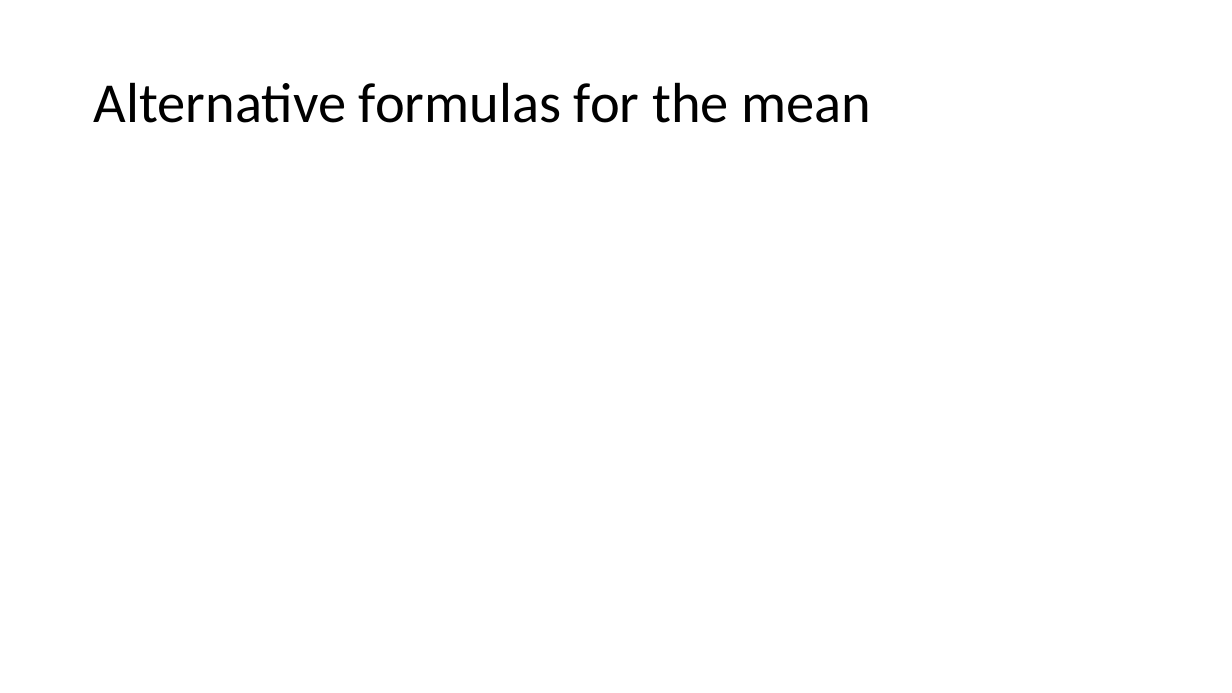
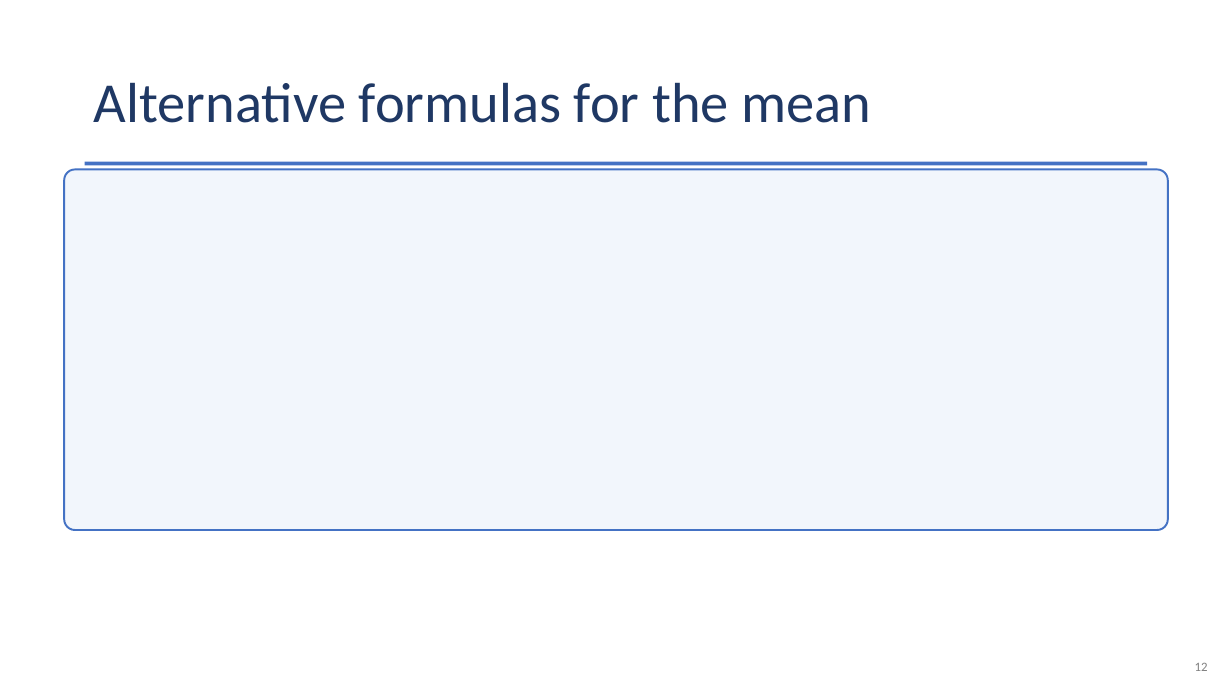
Before and after one commit to Jarred6068/Kvamme_UI_STAT251, a slide deck: slide 12 of docs/lecture_slides/Week 2/Week2_Lecture5_slides_1_19_2024.pptx. Drawn at 1232x693 pixels with LibreOffice and Linux fonts; fonts in the diff are those of the drawing; grey boxes stand for pictures. Boxes give left, top, right and bottom in pixels: in the first picture for what was removed or moved away, otherwise in the second. Text is boxed around its words. In the diff, an @@ line names an element or a change of style, - is before the commit and + after.

```diff
--- a/docs/lecture_slides/Week 2/Week2_Lecture5_slides_1_19_2024.pptx
+++ b/docs/lecture_slides/Week 2/Week2_Lecture5_slides_1_19_2024.pptx
@@ title "Alternative formulas for the mean" at (x1=94, y1=82, x2=872, y2=123): text colour #000000 to #1F3864 @@
@@ rounded rectangle added at (x1=64, y1=169, x2=1167, y2=530), fill #F2F6FC, outline #4472C4 1.5 pt @@
@@ rectangle added at (x1=85, y1=162, x2=1148, y2=165), fill #4472C4 @@
@@ text added at (x1=1195, y1=663, x2=1208, y2=671), 10 pt, text #808080 @@
+12
```
Also in this commit, not shown: 31 other slides changed, 3 slides added, 3 slides removed, 1 other file.
